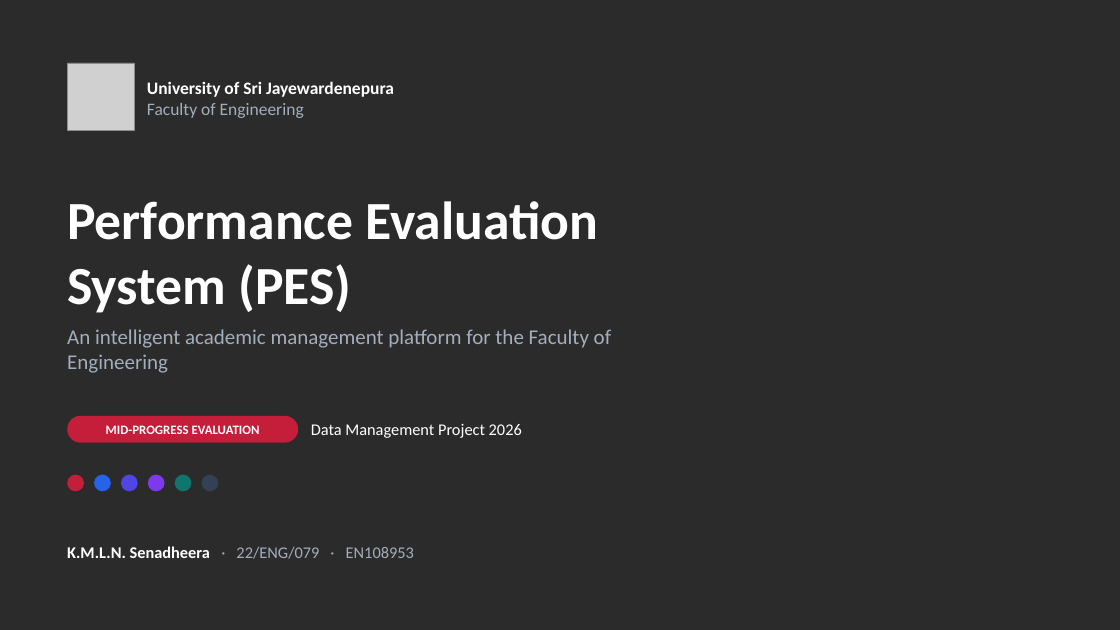
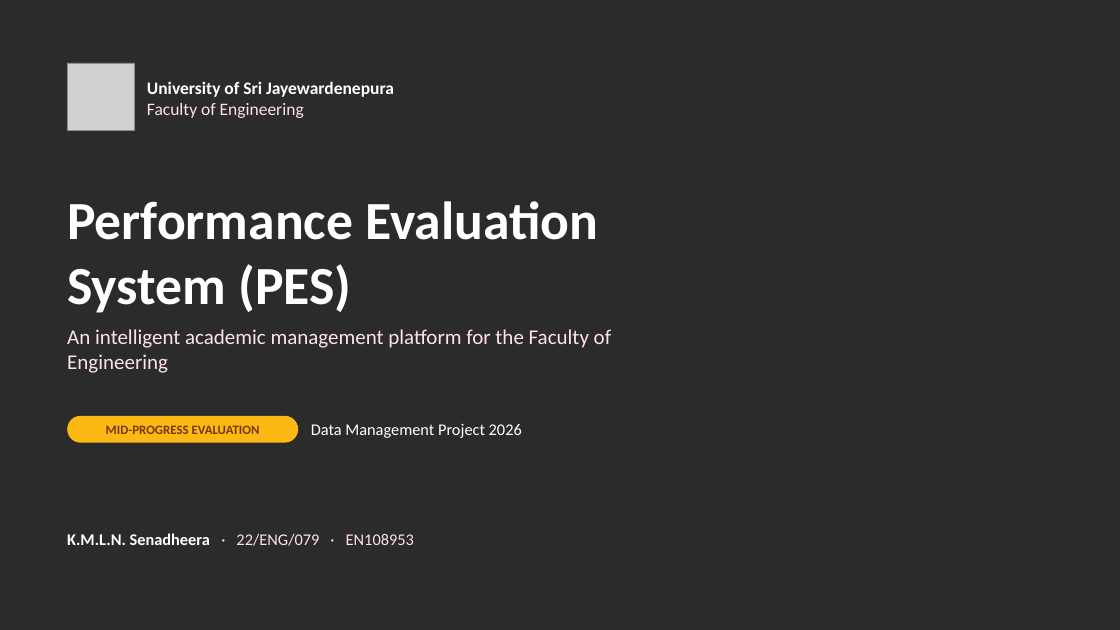
Before and after one commit to Senadheera-eng/Performance-Evaluation-System, a slide deck: slide 1 of presentations/PES_Mid_Progress_Evaluation.pptx. Drawn at 1120x630 pixels with LibreOffice and Linux fonts; fonts in the diff are those of the drawing; grey boxes stand for pictures; background and template pictures are left out; a plain dark background stands for a picture behind light text. Boxes give left, top, right and bottom in pixels: in the first picture for what was removed or moved away, otherwise in the second. Text is boxed around its words. In the diff, an @@ line names an element or a change of style, - is before the commit and + after.

Commit message:
Restyle the presentation in PES colours, with a timeline slide
Follows the presenter's cut. Adds a clearer architecture diagram and
splits remaining work from future work; the speech matches the slides.

```diff
--- a/presentations/PES_Mid_Progress_Evaluation.pptx
+++ b/presentations/PES_Mid_Progress_Evaluation.pptx
@@ text at box(147, 103, 304, 118): text colour #A3AEBD to #FFE1E6 in "Faculty of Engineering" @@
@@ text "An intelligent academic management platform ..." at box(67, 329, 611, 373): text colour #A3AEBD to #FFE1E6 @@
@@ text "MID-PROGRESS EVALUATION" at box(106, 425, 260, 434): text colour #FFFFFF to #78350F @@
@@ rounded rectangle at box(67, 416, 298, 443): fill #C41E3A to #FDB913 @@
@@ ellipse removed at box(67, 475, 84, 492) @@
@@ ellipse removed at box(94, 475, 111, 492) @@
@@ ellipse removed at box(121, 475, 138, 492) @@
@@ ellipse removed at box(148, 475, 165, 492) @@
@@ ellipse removed at box(175, 475, 192, 492) @@
@@ ellipse removed at box(202, 475, 218, 492) @@
@@ text "K.M.L.N. Senadheera · 22/ENG/079 · ...": place and size @@
-text "K.M.L.N. Senadheera · 22/ENG/079 · ..." at box(67, 546, 414, 559)
+text "K.M.L.N. Senadheera · 22/ENG/079 · ..." at box(67, 533, 414, 546)
@@ text "K.M.L.N. Senadheera · 22/ENG/079 · ..." at box(67, 533, 414, 546): text colour #A3AEBD to #FFE1E6 in "· 22/ENG/079 · EN108953" @@
```
Also in this commit, not shown: 10 other slides changed, 2 slides added, 4 slides removed, 1 other file.
